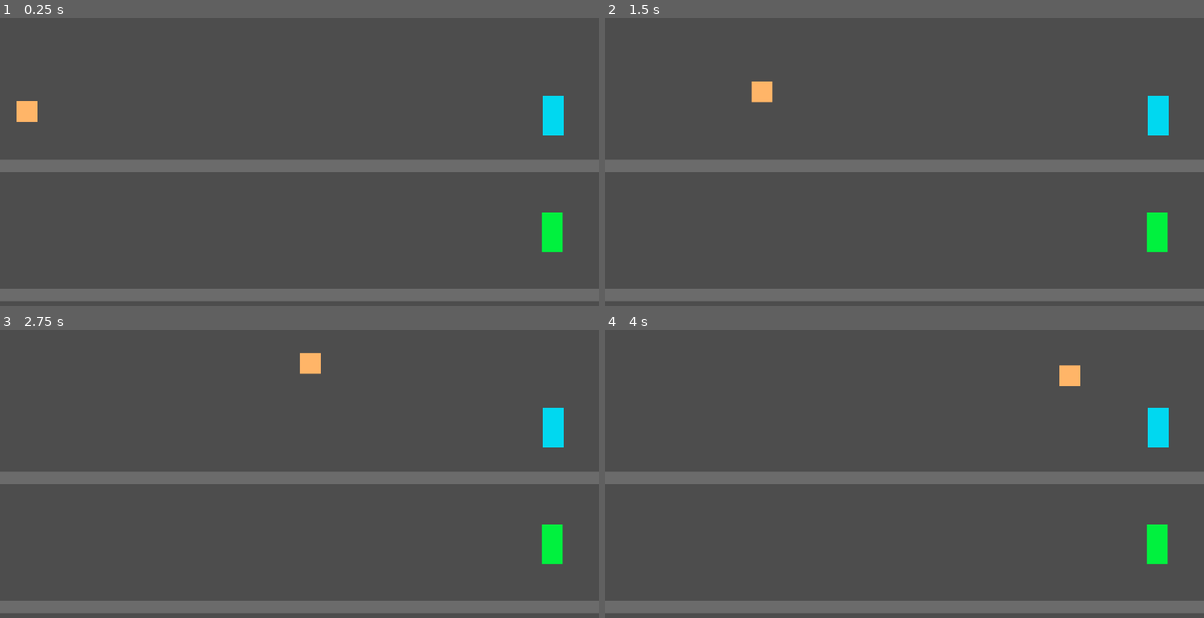
Above: before the commit, frames 1-4 (two rows, left to right).
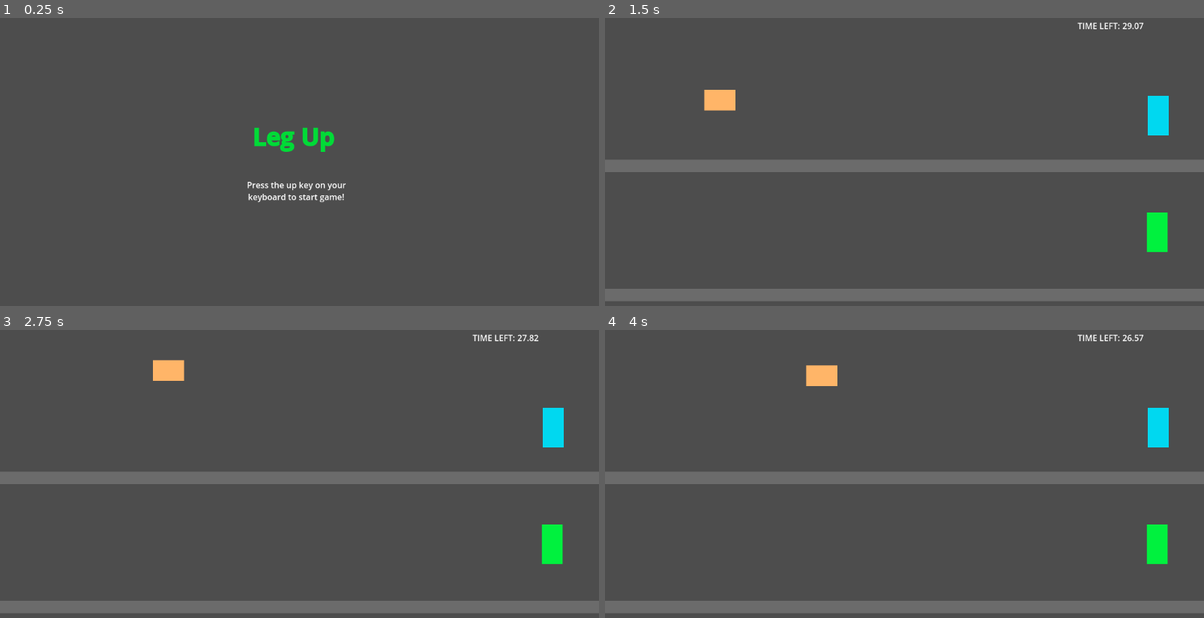
Above: after the commit, the same moments.

Repository: optimisticlucio/leg-up
Game: Godot game, scene res://scenes/main_menu.tscn
Same seed, same stepped clock (60 frames per second), same inputs: the game is played once before the commit and once after it. Before the commit the project starts from res://scenes/test_scene.tscn.
Inputs:
- Up to frame 1 (0.25 s): no input
- Up to frame 2 (1.5 s): hold Up (jump) 0.53-1.28 s; hold Right (right) from 0.53 s (still down); tap Down (activate) at 1.35 s
- Up to frame 3 (2.75 s): tap Up (jump) at 1.52, 1.55, 1.82 s; release Right (right) at 2.03 s; hold Left (left) from 2.03 s (still down); hold Up (jump) from 2.03 s (still down)
- Up to frame 4 (4 s): release Left (left) at 2.78 s; release Up (jump) at 2.78 s; hold Right (right) from 2.78 s (still down); tap Down (activate) at 2.85 s; tap Up (jump) at 3.02, 3.05, 3.32 s; hold Up (jump) from 3.53 s (still down)

The runs differ from the first frame. In frame 1, 10% of the frame differs, in the area x 0-100%, y 27-99%; in frame 2, 0.8%; in frame 3, 0.8%; in frame 4, 0.8%.

Commit message:
Basic setup done

Diff:
--- a/godot/project.godot
+++ b/godot/project.godot
@@ -11,7 +11,7 @@
 [application]
 
 config/name="Leg Up"
-run/main_scene="uid://gik6syys1f8i"
+run/main_scene="uid://bhfsjbpgehnlp"
 config/features=PackedStringArray("4.4", "GL Compatibility")
 config/icon="res://icon.svg"
 
--- a/godot/scenes/characters/assistant.tscn
+++ b/godot/scenes/characters/assistant.tscn
@@ -11,7 +11,7 @@
 }
 
 [sub_resource type="RectangleShape2D" id="RectangleShape2D_ii4nk"]
-size = Vector2(40, 40)
+size = Vector2(60, 40)
 
 [node name="Assistant" type="CharacterBody2D" node_paths=PackedStringArray("bottom_raycasts")]
 script = ExtResource("1_ii4nk")
@@ -25,9 +25,9 @@
 anchor_top = 0.5
 anchor_right = 0.5
 anchor_bottom = 0.5
-offset_left = -20.0
+offset_left = -30.0
 offset_top = -20.0
-offset_right = 20.0
+offset_right = 30.0
 offset_bottom = 20.0
 grow_horizontal = 2
 grow_vertical = 2
@@ -42,7 +42,7 @@
 shape = SubResource("RectangleShape2D_ii4nk")
 
 [node name="RayCast2D" type="RayCast2D" parent="."]
-position = Vector2(-20, 20)
+position = Vector2(-30, 20)
 target_position = Vector2(0, 5)
 
 [node name="RayCast2D2" type="RayCast2D" parent="."]
@@ -50,5 +50,5 @@
 target_position = Vector2(0, 5)
 
 [node name="RayCast2D3" type="RayCast2D" parent="."]
-position = Vector2(20, 20)
+position = Vector2(30, 20)
 target_position = Vector2(0, 5)
--- a/godot/scenes/footstool_scene.tscn
+++ b/godot/scenes/footstool_scene.tscn
@@ -1,6 +1,7 @@
-[gd_scene load_steps=5 format=3 uid="uid://dp0f24umfn01r"]
+[gd_scene load_steps=6 format=3 uid="uid://dp0f24umfn01r"]
 
 [ext_resource type="Script" uid="uid://bu5hxgydr87w0" path="res://scripts/level.gd" id="1_fwu2y"]
+[ext_resource type="PackedScene" uid="uid://d2a3f5mbgc6gy" path="res://scenes/game_over.tscn" id="2_0m0nx"]
 [ext_resource type="PackedScene" uid="uid://b7awwjh17sn1r" path="res://scenes/simple_platform.tscn" id="2_tswvf"]
 [ext_resource type="PackedScene" uid="uid://c8jwkw2n308dh" path="res://scenes/characters/exit_doors/actor_exit.tscn" id="3_0m0nx"]
 [ext_resource type="PackedScene" uid="uid://s3f7fr5mykuy" path="res://scenes/characters/exit_doors/assistant_exit.tscn" id="4_05fph"]
@@ -12,6 +13,7 @@
 actor_spawn_point = NodePath("Top Floor/Marker2D")
 actor_exit_door = NodePath("Top Floor/ActorExit")
 level_name = "Footstool Scene"
+next_level_path = ExtResource("2_0m0nx")
 
 [node name="Marker2D2" type="Marker2D" parent="."]
 position = Vector2(131, 465)
--- /dev/null
+++ b/godot/scenes/game_over.tscn
@@ -0,0 +1,29 @@
+[gd_scene load_steps=2 format=3 uid="uid://d2a3f5mbgc6gy"]
+
+[ext_resource type="Script" uid="uid://dpnamw7c86nyf" path="res://scripts/game_over.gd" id="1_xeevv"]
+
+[node name="MainMenu" type="Node2D"]
+script = ExtResource("1_xeevv")
+
+[node name="RichTextLabel" type="RichTextLabel" parent="."]
+offset_left = 357.0
+offset_top = 212.0
+offset_right = 770.0
+offset_bottom = 290.0
+theme_override_colors/default_color = Color(0.86, 0.200667, 0, 1)
+theme_override_font_sizes/normal_font_size = 2
+theme_override_font_sizes/bold_font_size = 46
+bbcode_enabled = true
+text = "[b]Game Over![/b]"
+horizontal_alignment = 1
+vertical_alignment = 1
+
+[node name="RichTextLabel2" type="RichTextLabel" parent="."]
+offset_left = 441.0
+offset_top = 332.0
+offset_right = 700.0
+offset_bottom = 430.0
+text = "Thanks for playing!
+
+Press up to go back to the main menu."
+horizontal_alignment = 1
--- /dev/null
+++ b/godot/scenes/level_ui.tscn
@@ -0,0 +1,25 @@
+[gd_scene format=3 uid="uid://dl5tn3giohy4x"]
+
+[node name="LevelUI" type="Control"]
+layout_mode = 3
+anchors_preset = 15
+anchor_right = 1.0
+anchor_bottom = 1.0
+grow_horizontal = 2
+grow_vertical = 2
+
+[node name="Time Left" type="Label" parent="."]
+layout_mode = 0
+offset_left = 909.0
+offset_top = 25.0
+offset_right = 1037.0
+offset_bottom = 70.0
+text = "TIME LEFT:"
+
+[node name="Timer" type="Label" parent="."]
+layout_mode = 0
+offset_left = 995.0
+offset_top = 25.0
+offset_right = 1123.0
+offset_bottom = 70.0
+text = "Time Not Set"
--- /dev/null
+++ b/godot/scenes/main_menu.tscn
@@ -0,0 +1,27 @@
+[gd_scene load_steps=2 format=3 uid="uid://bhfsjbpgehnlp"]
+
+[ext_resource type="Script" uid="uid://22rou0u6y5ls" path="res://scripts/main_menu.gd" id="1_l6cm7"]
+
+[node name="MainMenu" type="Node2D"]
+script = ExtResource("1_l6cm7")
+
+[node name="RichTextLabel" type="RichTextLabel" parent="."]
+offset_left = 357.0
+offset_top = 212.0
+offset_right = 770.0
+offset_bottom = 290.0
+theme_override_colors/default_color = Color(0, 0.86, 0.215, 1)
+theme_override_font_sizes/normal_font_size = 2
+theme_override_font_sizes/bold_font_size = 46
+bbcode_enabled = true
+text = "[b]Leg Up[/b]"
+horizontal_alignment = 1
+vertical_alignment = 1
+
+[node name="RichTextLabel2" type="RichTextLabel" parent="."]
+offset_left = 441.0
+offset_top = 332.0
+offset_right = 700.0
+offset_bottom = 430.0
+text = "Press the up key on your keyboard to start game!"
+horizontal_alignment = 1
--- a/godot/scripts/character/states/fall_state.gd
+++ b/godot/scripts/character/states/fall_state.gd
@@ -5,7 +5,7 @@
 
 static var MAX_FALL_SPEED: float = 700;
 static var JUMP_STRENGTH: float = 600;
-static var HORIZONTAL_ACCELERATION: float = 600;
+static var HORIZONTAL_ACCELERATION: float = 800;
 static var MAX_HORIZONTAL_SPEED: float = 400;
 
 func _init(parent_character: Character, momentum: Vector2 = Vector2.ZERO):
@@ -29,7 +29,7 @@
 
 	# Footstool handling
 	if (parent_character.velocity.y >= 0 && characterInput.jump && another_character_is_below()):
-		parent_character.velocity.y =  -JUMP_STRENGTH;
+		parent_character.velocity.y =  - 1.75 * JUMP_STRENGTH;
 
 	if (characterInput.right && parent_character.velocity.x < MAX_HORIZONTAL_SPEED):
 		parent_character.velocity.x += HORIZONTAL_ACCELERATION * GlobalVariables.TICK_RATE;
@@ -50,4 +50,7 @@
 	if parent_character.bottom_raycasts == null:
 		return false;
 
-	return parent_character.bottom_raycasts.all(func(raycast: RayCast2D): return raycast.is_colliding());
+	return parent_character.bottom_raycasts.any(
+		func(raycast: RayCast2D) -> bool:
+			print(raycast.get_collider())
+			return raycast.get_collider() is CharacterBody2D);
--- /dev/null
+++ b/godot/scripts/game_over.gd
@@ -0,0 +1,6 @@
+extends Node2D
+
+
+func _process(delta: float) -> void:
+	if (Input.is_action_just_pressed("jump")):
+		GlobalGameManager.switch_to_scene("res://scenes/main_menu.tscn");
--- a/godot/scripts/global_game_manager.gd
+++ b/godot/scripts/global_game_manager.gd
@@ -9,6 +9,8 @@
 
 var assistant_replay: CharacterInputHistory; # Holds the assistant's replay.
 
+var level_ui: Node = null;
+
 var level_phase: LevelPhase = LevelPhase.ASSISTANT_PHASE;
 enum LevelPhase {
 	ASSISTANT_PHASE,
@@ -19,10 +21,16 @@
 	var root = get_tree().root;
 	current_scene = root.get_child(-1); # Gets whatever scene was loaded in.
 
+	# Load game UI and hide.
+	if (level_ui == null):
+		level_ui = preload("res://scenes/level_ui.tscn").instantiate()
+		get_tree().root.add_child.call_deferred(level_ui)
+		level_ui.visible = false;
 
 func _process(delta: float) -> void:
 	if (timer_active):
 		timer_time_left -= delta;
+		level_ui.get_node("Timer").set_text("%.2f" % timer_time_left);
 		if (timer_time_left < 0):
 			timer_timeout_event.call();
 
@@ -40,13 +48,14 @@
 		push_error("Invalid scene type passed")
 		return
 
+	level_ui.visible = false;
+
 	get_tree().change_scene_to_packed(s)
 
 	# Optional: if the new scene is a Level, wait for it to be ready before setup
 	await get_tree().process_frame
 	current_scene = get_tree().current_scene;
-	if get_tree().current_scene is Level:
-		setup_new_level()
+
 
 func start_next_level():
 	level_phase = LevelPhase.ASSISTANT_PHASE;
@@ -64,8 +73,9 @@
 	spawn_assistant(CharacterInputHistory.new(current_level.assistant_level_timer));
 	timer_time_left = current_level.assistant_level_timer;
 	timer_active = true;
+	timer_timeout_event = switch_to_scene.bind("res://scripts/game_over.gd")
 
-	# TODO - Set game over!
+	level_ui.visible = true;
 
 
 func start_actor_phase():
@@ -86,7 +96,8 @@
 
 	timer_time_left = current_level.actor_level_timer;
 	timer_active = true;
-	# TODO - If assistant touches their door they vanish
+	timer_timeout_event = switch_to_scene.bind("res://scripts/game_over.gd")
+	level_ui.visible = true;
 
 func spawn_assistant(recording: CharacterInputHistory, is_replay: bool = false):
 	var assistant_scene: PackedScene = preload("res://scenes/characters/assistant.tscn");
--- /dev/null
+++ b/godot/scripts/main_menu.gd
@@ -0,0 +1,6 @@
+extends Node2D
+
+
+func _process(delta: float) -> void:
+	if (Input.is_action_just_pressed("jump")):
+		GlobalGameManager.switch_to_scene("res://scenes/test_scene.tscn");
Not shown, added: godot/scripts/game_over.gd.uid
Not shown, added: godot/scripts/main_menu.gd.uid
Not shown, changed: .gitignore
